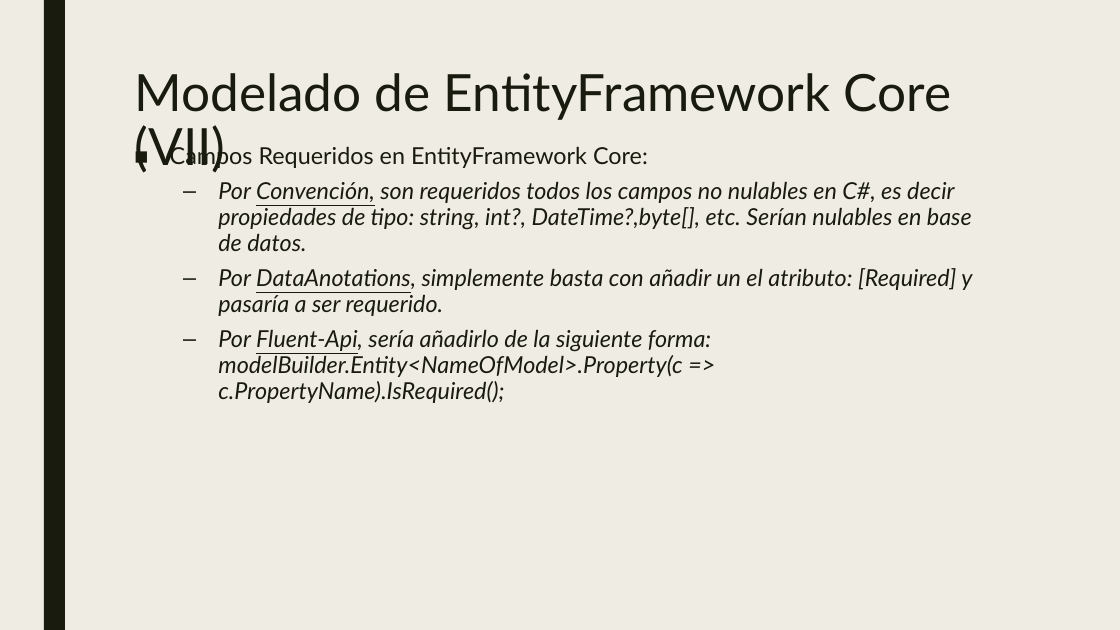
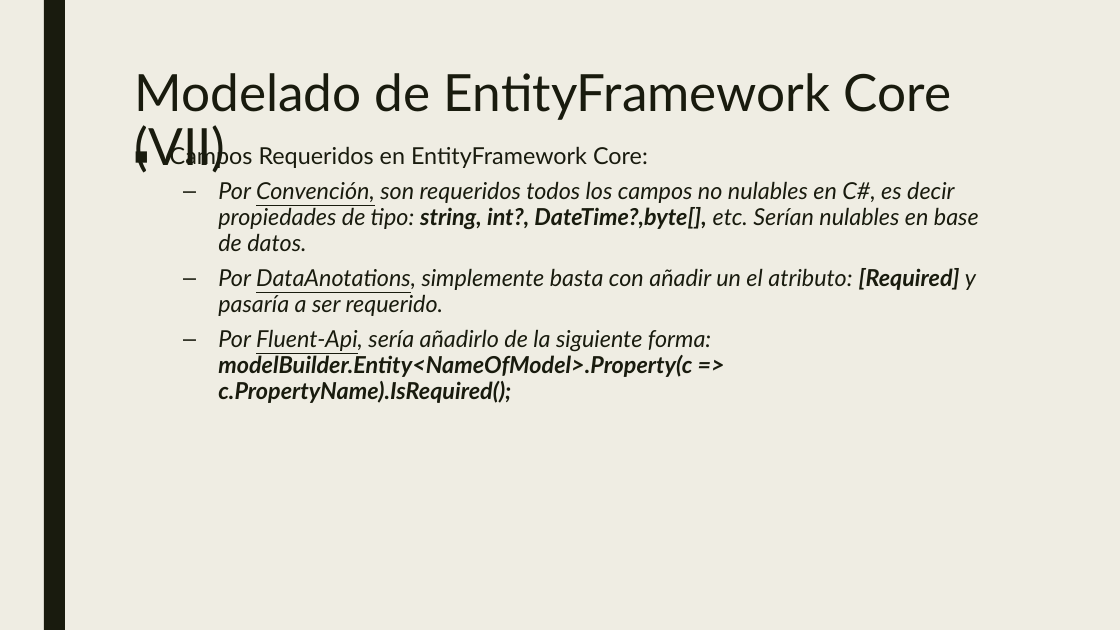
Before and after one commit to dadjh85/Demo5-Curso-.NetCore3.1, a slide deck: slide 11 of doc/Demo5- Curso .NET Core.pptx. Drawn at 1120x630 pixels with LibreOffice and Linux fonts; fonts in the diff are those of the drawing. Boxes give left, top, right and bottom in pixels: in the first picture for what was removed or moved away, otherwise in the second. Text is boxed around its words. In the diff, an @@ line names an element or a change of style, - is before the commit and + after.

```diff
--- a/doc/Demo5- Curso .NET Core.pptx
+++ b/doc/Demo5- Curso .NET Core.pptx
@@ text at <box>218,181,979,403</box>: bold on in "string, int?, DateTime?,byte[],", "[Required]", "modelBuilder.Entity<NameOfModel>.Property(c => c.PropertyNam ..." @@
```
Also in this commit, not shown: 4 other slides changed, 1 slide added, 17 other files.
